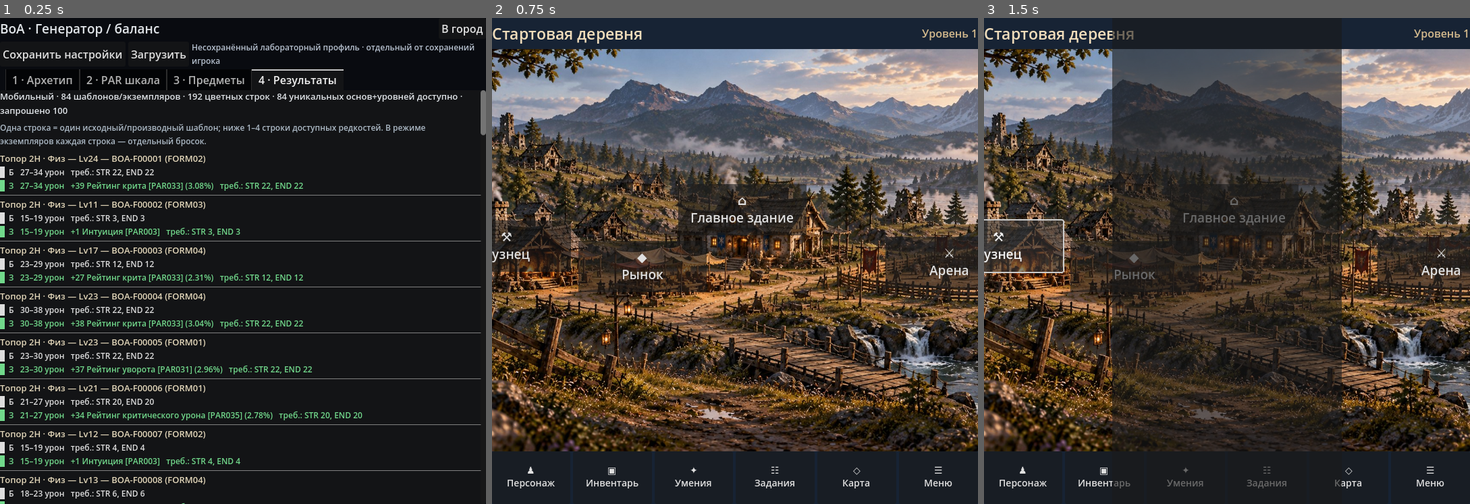
Above: before the commit, frames 1-3 (left to right).
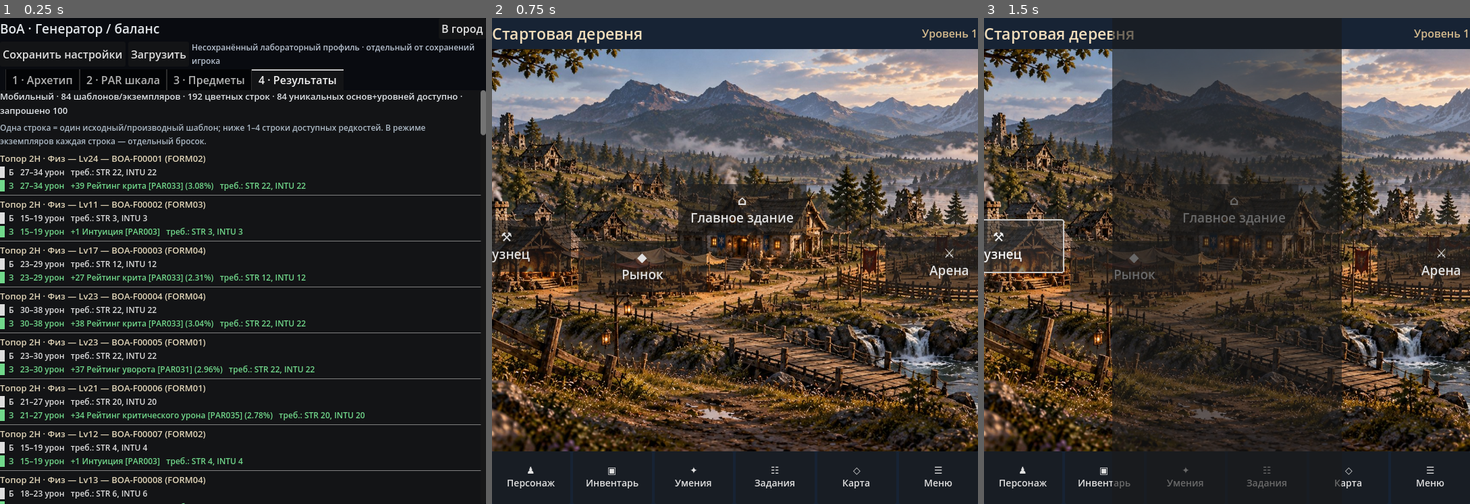
Above: after the commit, the same moments.

Repository: Archoniou1987/Battle-of-Artheon
Game: Godot game, scene res://scenes/debug/item_generator_lab.tscn
Same seed, same stepped clock (60 frames per second), same inputs: the game is played once before the commit and once after it. This scene is started directly instead of the project's main scene.
Inputs:
- Up to frame 1 (0.25 s): no input
- Up to frame 2 (0.75 s): click "В город" at 0.5 s
- Up to frame 3 (1.5 s): click "⚒ Кузнец" at 1.25 s

The runs differ from the first frame. In frame 1, 0.8% of the frame differs, in the area x 25-75%, y 31-99%; in frame 2, nothing differs; in frame 3, nothing differs.

Commit message:
fix(item-lab): derive item requirements deterministically from type and strongest PAR archetype affinity

Diff:
--- a/core/items/item_balance_workbench.gd
+++ b/core/items/item_balance_workbench.gd
@@ -9,6 +9,16 @@
 const QUALITY := ["white", "green", "blue", "purple"]
 const RARITY_LEVEL := {"white": 1, "green": 10, "blue": 25, "purple": 40}
 const ZONES := ["PAR100", "PAR101", "PAR102", "PAR103", "PAR104"]
+## Explicit, reviewable relation between item affixes and primary requirements.
+## The first requirement always comes from the item form.
+const AFFIX_PRIMARY := {
+	"PAR030": "PAR004", "PAR031": "PAR002", "PAR032": "PAR002",
+	"PAR033": "PAR003", "PAR034": "PAR003", "PAR035": "PAR003",
+	"PAR070": "PAR002", "PAR075": "PAR002",
+	"PAR010": "PAR006", "PAR016": "PAR006", "PAR017": "PAR006",
+	"PAR150": "PAR004"
+}
+const REQUIREMENT_RULE := "item_primary_plus_weighted_affix_secondary_v1"
 const SHAPE := [0.90, 1.00, 1.08, 1.16]
 const WEAPONS := [
 	{"name":"Меч 1H · Физ", "slot":"MH", "dmg":0.92, "req":["PAR001","PAR003"], "kind":"weapon"},
@@ -285,13 +295,56 @@
 		for key in bonus:
 			modifiers[key] = int(modifiers.get(key,0)) + int(bonus[key])
 	var req: Dictionary = {}
-	var requirement_ids: Array = definition["req"]
+	var requirement_ids := _requirement_ids(definition, config)
 	var pct := float(config.get("medium_requirement",40.0)) if kind == "focus" or kind == "jewelry" else float(config.get("high_requirement",70.0))
 	var needed := float(18+2*(level-1))*pct/100.0/float(maxi(1,requirement_ids.size()))*_requirement_open(level)
 	for par in requirement_ids:
 		req[par] = maxi(0,int(floor(needed+0.5)))
 	return {"quality":q,"damage":damage,"armour":armour,"fixed_par":{},
-		"rolls":rolled,"total_par":modifiers,"requirements":req}
+		"rolls":rolled,"total_par":modifiers,"requirements":req,
+		"requirement_rule":REQUIREMENT_RULE,"requirement_sources":{
+			"item_primary":String(definition["req"][0]),
+			"archetype_secondary":String(requirement_ids[1]) if requirement_ids.size() > 1 else ""
+		}}
+
+## Stable requirements: type identity first; strongest eligible archetype
+## affinity replaces only the secondary stat. A crit axe is STR + INTU.
+## Direct PAR001..PAR006 also map to themselves.
+func _requirement_ids(definition: Dictionary, config: Dictionary) -> Array:
+	var base: Array = definition["req"]
+	if base.is_empty():
+		return []
+	var primary := String(base[0])
+	var secondary := String(base[1]) if base.size() > 1 else ""
+	var weights: Dictionary = config.get("par_weights", {})
+	var overrides: Dictionary = config.get("par_settings", {})
+	var keys: Array = weights.keys()
+	keys.sort()
+	var best := -1.0
+	var best_par := ""
+	for raw in keys:
+		var par := String(raw)
+		var weight := maxf(0.0, float(weights[raw]))
+		if weight <= 0.0 or not registry.has(par) or not _compatible(par, definition):
+			continue
+		var extra: Dictionary = parameter_settings(par, overrides)
+		if float(extra["max"]) <= 0.0:
+			continue
+		var mapped := ""
+		if ParCalculationService.PRIMARY_IDS.has(par):
+			mapped = par
+		else:
+			mapped = String(AFFIX_PRIMARY.get(par, ""))
+		if mapped.is_empty() or mapped == primary:
+			continue
+		if weight > best:
+			best = weight
+			best_par = mapped
+	if not best_par.is_empty():
+		secondary = best_par
+	if secondary.is_empty() or secondary == primary:
+		return [primary]
+	return [primary, secondary]
 
 func _requirement_open(level: int) -> float:
 	if level <= 10:
